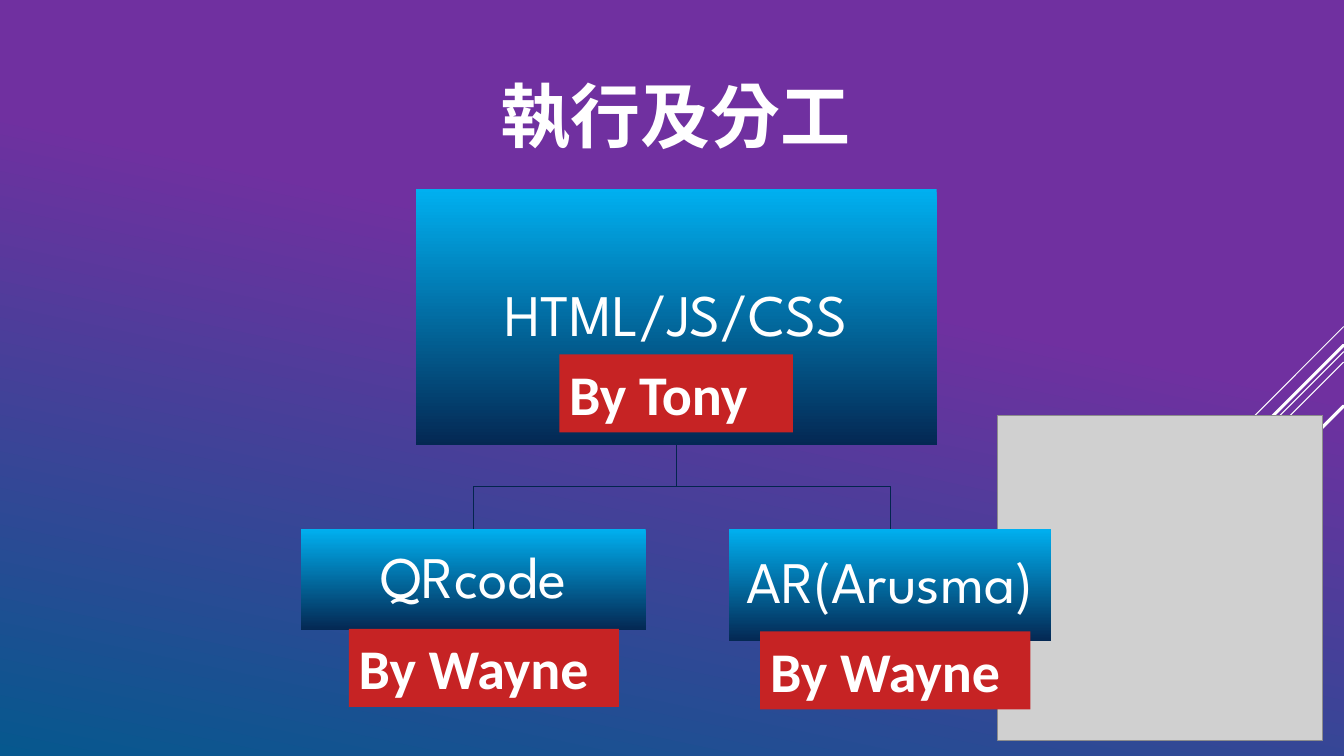
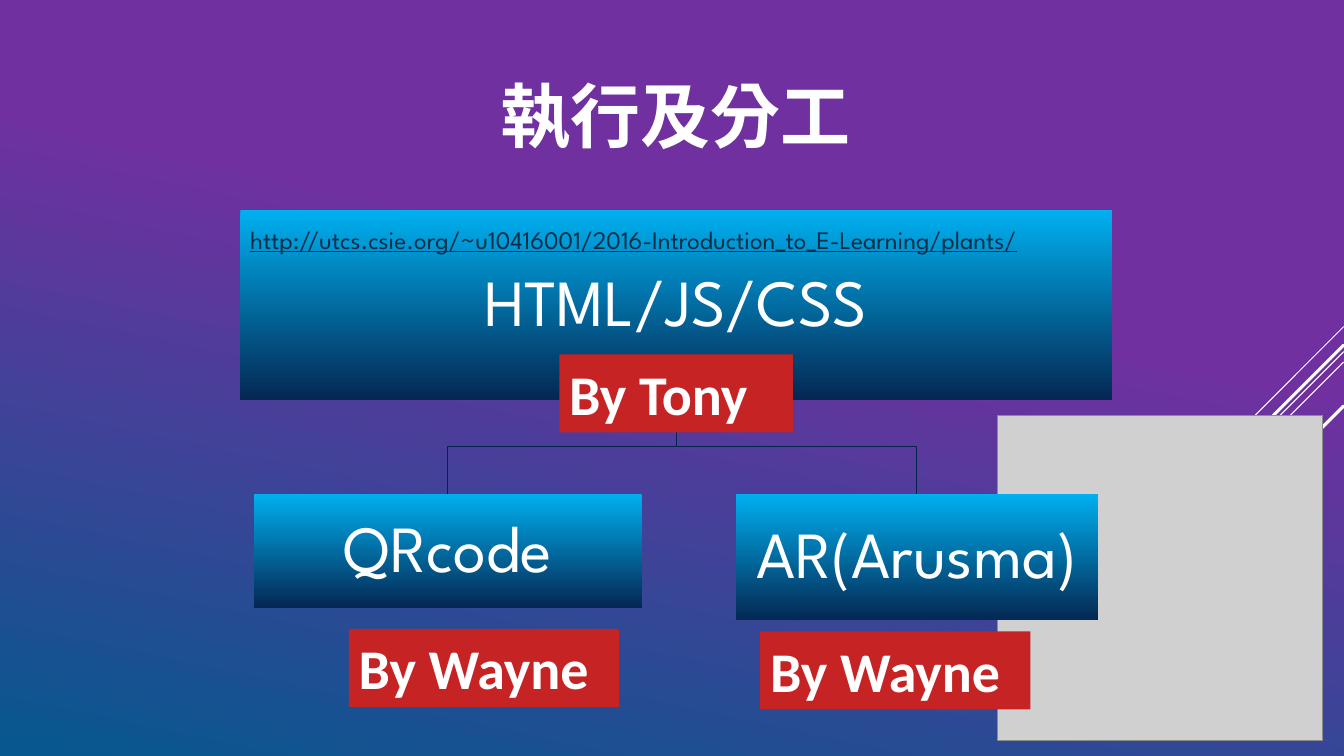
Before and after one commit to hcyuser/2016-Introduction_to_E-Learning, a slide deck: slide 3 of plot.pptx (slide 5 before the commit). Drawn at 1344x756 pixels with LibreOffice and Linux fonts; fonts in the diff are those of the drawing; grey boxes stand for pictures. Boxes give left, top, right and bottom in pixels: in the first picture for what was removed or moved away, otherwise in the second. Text is boxed around its words. In the diff, an @@ line names an element or a change of style, - is before the commit and + after.

```diff
--- a/plot.pptx
+++ b/plot.pptx
@@ size 42 to 47 pt; more space between paragraphs in 3 elements at (x1=344, y1=526, x2=552, y2=591), (x1=757, y1=532, x2=1077, y2=598), (x1=484, y1=280, x2=867, y2=345) @@
@@ text "HTML/JS/CSS" moved from (x1=505, y1=295, x2=847, y2=342) to (x1=484, y1=280, x2=867, y2=345) @@
@@ rectangle resized from (x1=415, y1=190, x2=937, y2=446) to (x1=240, y1=210, x2=1112, y2=399) @@
@@ text added at (x1=250, y1=231, x2=1016, y2=255), 18 pt, text #0D2E46, underline @@
+http://utcs.csie.org/~u10416001/2016-Introduction_to_E-Learning/plants/
@@ freeform shape resized from (x1=474, y1=446, x2=677, y2=529) to (x1=448, y1=400, x2=676, y2=494) @@
@@ freeform shape resized from (x1=677, y1=446, x2=890, y2=529) to (x1=677, y1=400, x2=918, y2=494) @@
@@ text "QRcode" moved from (x1=380, y1=539, x2=566, y2=617) to (x1=344, y1=526, x2=552, y2=591) @@
@@ rectangle resized from (x1=301, y1=528, x2=646, y2=629) to (x1=254, y1=494, x2=642, y2=608) @@
@@ text "AR(Arusma)" moved from (x1=747, y1=562, x2=1033, y2=622) to (x1=757, y1=532, x2=1077, y2=598) @@
@@ rectangle resized from (x1=729, y1=528, x2=1051, y2=641) to (x1=736, y1=494, x2=1099, y2=621) @@
```
Also in this commit, not shown: 5 slides added, 2 slides removed.
